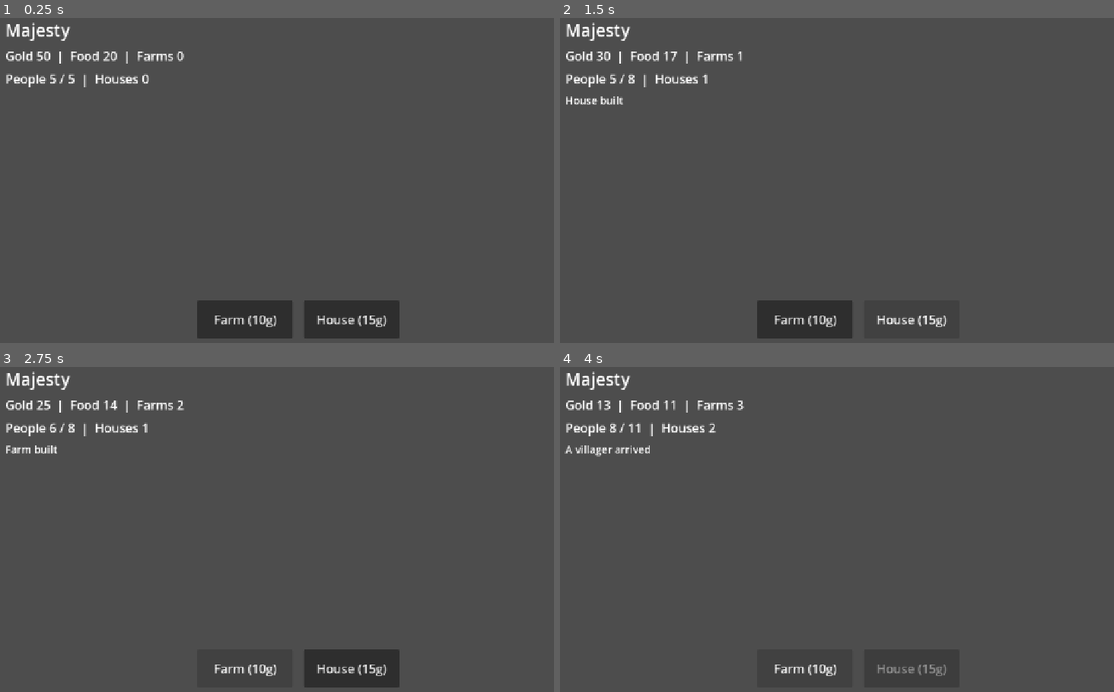
Above: before the commit, frames 1-4 (two rows, left to right).
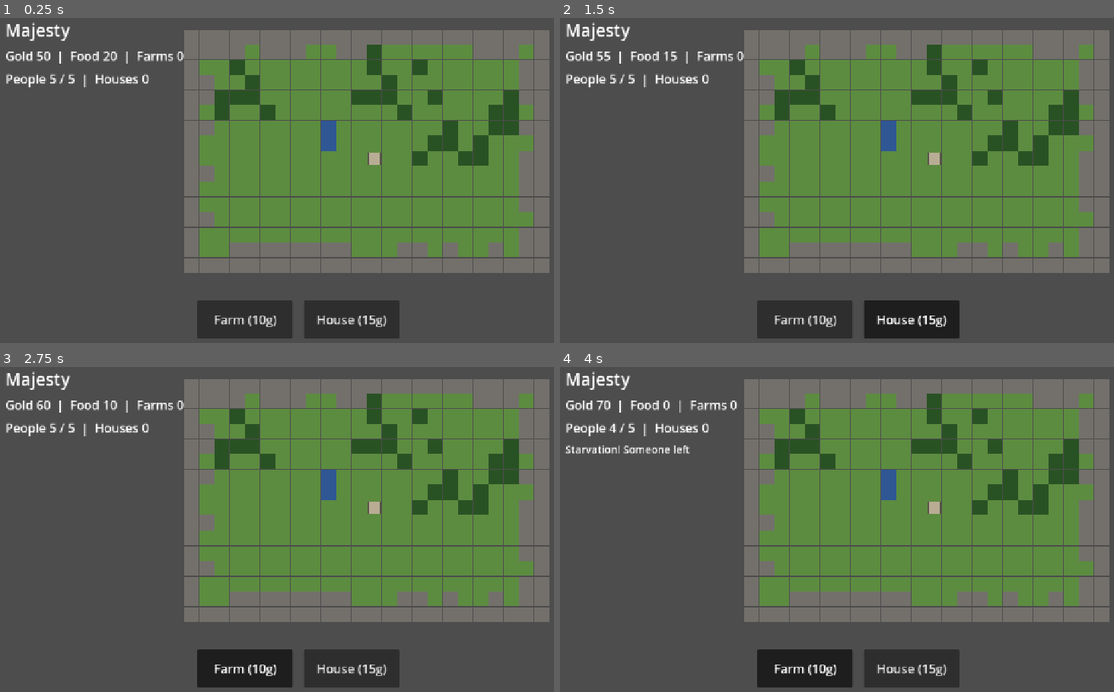
Above: after the commit, the same moments.

Repository: mungewrath/realm-builder
Game: Godot game, scene res://scenes/main.tscn
Same seed, same stepped clock (60 frames per second), same inputs: the game is played once before the commit and once after it.
Inputs:
- Up to frame 1 (0.25 s): no input
- Up to frame 2 (1.5 s): click "Farm (10g)" at 0.5 s; click "House (15g)" at 1.25 s
- Up to frame 3 (2.75 s): click "Farm (10g)" at 2 s
- Up to frame 4 (4 s): click "House (15g)" at 2.75 s; click "Farm (10g)" at 3.5 s

The runs differ from the first frame. In frame 1, 47% of the frame differs, in the area x 33-100%, y 3-79%; in frame 2, 49%; in frame 3, 49%; in frame 4, 50%, in the area x 0-100%, y 3-99%.

Commit message:
basic map and building placement

Diff:
--- a/project.godot
+++ b/project.godot
@@ -9,6 +9,10 @@
 config/name="Majesty"
 run/main_scene="res://scenes/main.tscn"
 config/features=PackedStringArray("4.7")
+
+[input_devices]
+
+pointing/emulate_mouse_from_touch=true
 
 [display]
 
--- a/scenes/main.tscn
+++ b/scenes/main.tscn
@@ -1,20 +1,27 @@
-[gd_scene load_steps=2 format=3]
+[gd_scene load_steps=3 format=3]
 
 [ext_resource type="Script" path="res://scripts/main.gd" id="1_main"]
+[ext_resource type="Script" path="res://scripts/map_view.gd" id="2_map"]
 
 [node name="Main" type="Node2D"]
 script = ExtResource("1_main")
+
+[node name="MapView" type="Node2D" parent="."]
+unique_name_in_owner = true
+position = Vector2(400, 40)
+script = ExtResource("2_map")
 
 [node name="UI" type="CanvasLayer" parent="."]
 
 [node name="Root" type="Control" parent="UI"]
 anchor_right = 1.0
 anchor_bottom = 1.0
+mouse_filter = 2
 
 [node name="Header" type="VBoxContainer" parent="UI/Root"]
 offset_left = 24.0
 offset_top = 16.0
-offset_right = 640.0
+offset_right = 380.0
 offset_bottom = 260.0
 theme_override_constants/separation = 12
 
@@ -35,7 +42,7 @@
 [node name="EventLabel" type="Label" parent="UI/Root/Header"]
 unique_name_in_owner = true
 theme_override_font_sizes/font_size = 22
-text = "Build a farm and a house"
+text = "Pick a building, then tap a tile"
 
 [node name="BuildBar" type="HBoxContainer" parent="UI/Root"]
 anchor_left = 0.5
@@ -51,12 +58,14 @@
 
 [node name="FarmButton" type="Button" parent="UI/Root/BuildBar"]
 unique_name_in_owner = true
+toggle_mode = true
 custom_minimum_size = Vector2(200, 70)
 theme_override_font_sizes/font_size = 26
 text = "Farm (10g)"
 
 [node name="HouseButton" type="Button" parent="UI/Root/BuildBar"]
 unique_name_in_owner = true
+toggle_mode = true
 custom_minimum_size = Vector2(200, 70)
 theme_override_font_sizes/font_size = 26
 text = "House (15g)"
--- a/scripts/kingdom.gd
+++ b/scripts/kingdom.gd
@@ -1,10 +1,13 @@
-class_name KingdomSim
-
 const FARM_COST := 10
 const HOUSE_COST := 15
 const START_GOLD := 50
 const START_FOOD := 20
 const START_POP := 5
+
+const BUILD_COSTS := {
+	"farm": FARM_COST,
+	"house": HOUSE_COST,
+}
 
 var gold: int = START_GOLD
 var food: int = START_FOOD
@@ -14,23 +17,39 @@
 var houses: int = 0
 var tick: int = 0
 var last_event: String = ""
+var world
+var buildings := {}
+var keep_pos := Vector2i.ZERO
 
-func build_farm() -> void:
-	if gold < FARM_COST:
-		last_event = "Not enough gold for a farm"
-		return
-	gold -= FARM_COST
-	farms += 1
-	last_event = "Farm built"
+func attach_world(w) -> void:
+	world = w
+	keep_pos = Vector2i(int(w.SIZE_X / 2.0), int(w.SIZE_Y / 2.0))
+	buildings[keep_pos] = "castle"
 
-func build_house() -> void:
-	if gold < HOUSE_COST:
-		last_event = "Not enough gold for a house"
-		return
-	gold -= HOUSE_COST
-	houses += 1
-	pop_cap += 3
-	last_event = "House built"
+func can_build_at(p: Vector2i) -> bool:
+	return world != null and world.is_buildable(p) and not buildings.has(p)
+
+func build_at(kind: String, p: Vector2i) -> bool:
+	if not BUILD_COSTS.has(kind):
+		last_event = "Unknown building"
+		return false
+	if not can_build_at(p):
+		last_event = "Cannot build there"
+		return false
+	var cost: int = BUILD_COSTS[kind]
+	if gold < cost:
+		last_event = "Not enough gold"
+		return false
+	gold -= cost
+	buildings[p] = kind
+	match kind:
+		"farm":
+			farms += 1
+		"house":
+			houses += 1
+			pop_cap += 3
+	last_event = "Built " + kind
+	return true
 
 func update() -> void:
 	tick += 1
--- a/scripts/main.gd
+++ b/scripts/main.gd
@@ -1,7 +1,9 @@
 extends Node2D
 
-var sim := KingdomSim.new()
+var sim = load("res://scripts/kingdom.gd").new()
+var build_mode := ""
 
+@onready var map_view := %MapView
 @onready var res_label: Label = %ResLabel
 @onready var pop_label: Label = %PopLabel
 @onready var event_label: Label = %EventLabel
@@ -9,13 +11,34 @@
 @onready var house_button: Button = %HouseButton
 
 func _ready() -> void:
-	farm_button.pressed.connect(func(): sim.build_farm(); _refresh())
-	house_button.pressed.connect(func(): sim.build_house(); _refresh())
+	var world = load("res://scripts/world.gd").new()
+	world.generate(20261114)
+	sim.attach_world(world)
+	map_view.setup(world, sim.buildings)
+	map_view.tile_clicked.connect(_on_tile_clicked)
+	farm_button.pressed.connect(_on_farm_pressed)
+	house_button.pressed.connect(_on_house_pressed)
 	var timer := Timer.new()
 	timer.wait_time = 1.0
 	timer.timeout.connect(_on_tick)
 	add_child(timer)
 	timer.start()
+	_refresh()
+
+func _on_farm_pressed() -> void:
+	build_mode = "" if build_mode == "farm" else "farm"
+	_refresh()
+
+func _on_house_pressed() -> void:
+	build_mode = "" if build_mode == "house" else "house"
+	_refresh()
+
+func _on_tile_clicked(p: Vector2i) -> void:
+	if build_mode == "":
+		return
+	if sim.build_at(build_mode, p):
+		map_view.queue_redraw()
+		build_mode = ""
 	_refresh()
 
 func _on_tick() -> void:
@@ -26,5 +49,7 @@
 	res_label.text = "Gold %d  |  Food %d  |  Farms %d" % [sim.gold, sim.food, sim.farms]
 	pop_label.text = "People %d / %d  |  Houses %d" % [sim.pop, sim.pop_cap, sim.houses]
 	event_label.text = sim.last_event
-	farm_button.disabled = sim.gold < KingdomSim.FARM_COST
-	house_button.disabled = sim.gold < KingdomSim.HOUSE_COST
+	farm_button.set_pressed_no_signal(build_mode == "farm")
+	house_button.set_pressed_no_signal(build_mode == "house")
+	farm_button.disabled = sim.gold < sim.BUILD_COSTS.farm
+	house_button.disabled = sim.gold < sim.BUILD_COSTS.house
--- /dev/null
+++ b/scripts/map_view.gd
@@ -0,0 +1,50 @@
+extends Node2D
+
+signal tile_clicked(p: Vector2i)
+
+const TILE := 32
+
+const TERRAIN_COLORS := {
+	0: Color(0.36, 0.55, 0.25),
+	1: Color(0.16, 0.32, 0.14),
+	2: Color(0.18, 0.34, 0.58),
+	3: Color(0.45, 0.44, 0.42),
+}
+
+const BUILDING_COLORS := {
+	"castle": Color(0.72, 0.68, 0.58),
+	"farm": Color(0.78, 0.62, 0.2),
+	"house": Color(0.55, 0.3, 0.2),
+}
+
+var world
+var buildings := {}
+
+func setup(w, buildings_ref: Dictionary) -> void:
+	world = w
+	buildings = buildings_ref
+	queue_redraw()
+
+func _unhandled_input(event: InputEvent) -> void:
+	if world == null:
+		return
+	if event is InputEventMouseButton and event.pressed and event.button_index == MOUSE_BUTTON_LEFT:
+		var local := to_local(event.position)
+		var p := Vector2i(floori(local.x / TILE), floori(local.y / TILE))
+		if world.in_bounds(p):
+			tile_clicked.emit(p)
+
+func _draw() -> void:
+	if world == null:
+		return
+	for x in world.SIZE_X:
+		for y in world.SIZE_Y:
+			var t: int = world.tiles[y * world.SIZE_X + x]
+			draw_rect(Rect2(x * TILE, y * TILE, TILE - 1, TILE - 1), TERRAIN_COLORS[t])
+	for p in buildings:
+		var kind: String = buildings[p]
+		if BUILDING_COLORS.has(kind):
+			var c: Color = BUILDING_COLORS[kind]
+			var size := TILE - 6 if kind == "castle" else TILE - 10
+			draw_rect(Rect2(p.x * TILE + (TILE - size) / 2.0, p.y * TILE + (TILE - size) / 2.0, size, size), c)
+			draw_rect(Rect2(p.x * TILE + (TILE - size) / 2.0, p.y * TILE + (TILE - size) / 2.0, size, size), Color(0.1, 0.1, 0.1, 0.6), false, 1.0)
--- /dev/null
+++ b/scripts/world.gd
@@ -0,0 +1,57 @@
+const GRASS := 0
+const FOREST := 1
+const WATER := 2
+const MOUNTAIN := 3
+
+const SIZE_X := 24
+const SIZE_Y := 16
+
+var tiles := PackedByteArray()
+var rng := RandomNumberGenerator.new()
+
+func generate(seed_value: int) -> void:
+	rng.seed = seed_value
+	tiles.resize(SIZE_X * SIZE_Y)
+	tiles.fill(GRASS)
+	for x in SIZE_X:
+		for y in SIZE_Y:
+			var border := x == 0 or y == 0 or x == SIZE_X - 1 or y == SIZE_Y - 1
+			var inner := x == 1 or y == 1 or x == SIZE_X - 2 or y == SIZE_Y - 2
+			if border or (inner and rng.randf() < 0.5):
+				set_terrain(Vector2i(x, y), MOUNTAIN)
+	for i in 4:
+		var center := Vector2i(rng.randi_range(3, SIZE_X - 4), rng.randi_range(3, SIZE_Y - 5))
+		for j in 10:
+			var p := center + Vector2i(rng.randi_range(-2, 2), rng.randi_range(-2, 2))
+			if get_terrain(p) == GRASS:
+				set_terrain(p, FOREST)
+	var lake := Vector2i(rng.randi_range(4, SIZE_X - 5), rng.randi_range(4, SIZE_Y - 5))
+	for j in 8:
+		var p := lake + Vector2i(rng.randi_range(-1, 1), rng.randi_range(-1, 1))
+		if get_terrain(p) == GRASS:
+			set_terrain(p, WATER)
+	for x in range(SIZE_X / 2 - 2, SIZE_X / 2 + 3):
+		for y in range(SIZE_Y / 2 - 2, SIZE_Y / 2 + 3):
+			set_terrain(Vector2i(x, y), GRASS)
+
+func get_terrain(p: Vector2i) -> int:
+	if not in_bounds(p):
+		return MOUNTAIN
+	return tiles[p.y * SIZE_X + p.x]
+
+func set_terrain(p: Vector2i, t: int) -> void:
+	if in_bounds(p):
+		tiles[p.y * SIZE_X + p.x] = t
+
+func in_bounds(p: Vector2i) -> bool:
+	return p.x >= 0 and p.y >= 0 and p.x < SIZE_X and p.y < SIZE_Y
+
+func is_buildable(p: Vector2i) -> bool:
+	return in_bounds(p) and get_terrain(p) == GRASS
+
+func find_terrain(t: int) -> Vector2i:
+	for y in SIZE_Y:
+		for x in SIZE_X:
+			if tiles[y * SIZE_X + x] == t:
+				return Vector2i(x, y)
+	return Vector2i(-1, -1)
--- a/tests/sim_test.gd
+++ b/tests/sim_test.gd
@@ -1,25 +1,47 @@
 extends SceneTree
 
 func _initialize() -> void:
+	var WorldC = load("res://scripts/world.gd").new()
+	WorldC.generate(42)
 	var sim = load("res://scripts/kingdom.gd").new()
+	sim.attach_world(WorldC)
 	var failed := false
 
-	if sim.gold != 50 or sim.pop != 5:
+	if sim.gold != 50 or sim.pop != 5 or sim.pop_cap != 5:
 		failed = true
 		print("FAIL: bad starting state")
+	if not sim.buildings.has(sim.keep_pos) or sim.buildings[sim.keep_pos] != "castle":
+		failed = true
+		print("FAIL: keep not placed")
 
-	sim.build_farm()
-	sim.build_house()
-	if sim.farms != 1 or sim.houses != 1 or sim.pop_cap != 8:
+	var spot: Vector2i = sim.keep_pos + Vector2i(1, 1)
+	if not sim.can_build_at(spot):
 		failed = true
-		print("FAIL: buildings not applied")
+		print("FAIL: grass tile refused")
+	if not sim.build_at("house", spot):
+		failed = true
+		print("FAIL: house build failed")
+	if sim.gold != 35 or sim.houses != 1 or sim.pop_cap != 8:
+		failed = true
+		print("FAIL: house cost/cap not applied")
+	if sim.can_build_at(spot):
+		failed = true
+		print("FAIL: occupied tile buildable")
+
+	var water: Vector2i = WorldC.find_terrain(2)
+	if water.x >= 0 and sim.build_at("farm", water):
+		failed = true
+		print("FAIL: built on water")
 
 	sim.gold = 0
-	sim.build_farm()
-	if sim.farms != 1:
+	var spot2: Vector2i = sim.keep_pos + Vector2i(2, 2)
+	if sim.build_at("farm", spot2):
 		failed = true
 		print("FAIL: bought without gold")
 	sim.gold = 50
+	if not sim.build_at("farm", spot2):
+		failed = true
+		print("FAIL: valid farm build refused")
 
 	for i in 10:
 		sim.update()
--- /dev/null
+++ b/tests/world_test.gd
@@ -0,0 +1,45 @@
+extends SceneTree
+
+func _initialize() -> void:
+	var WorldC = load("res://scripts/world.gd").new()
+	var failed := false
+
+	WorldC.generate(1234)
+	var first: PackedByteArray = WorldC.tiles.duplicate()
+	var other = load("res://scripts/world.gd").new()
+	other.generate(1234)
+	if first != other.tiles:
+		failed = true
+		print("FAIL: generation not deterministic")
+
+	var counts := {0: 0, 1: 0, 2: 0, 3: 0}
+	for t in first:
+		counts[t] += 1
+	if counts[0] == 0 or counts[1] == 0 or counts[2] == 0 or counts[3] == 0:
+		failed = true
+		print("FAIL: missing terrain type: %s" % [counts])
+
+	if WorldC.get_terrain(Vector2i(-1, -1)) != 3:
+		failed = true
+		print("FAIL: out of bounds should be mountain")
+	if WorldC.is_buildable(Vector2i(-1, -1)):
+		failed = true
+		print("FAIL: out of bounds buildable")
+
+	var center := Vector2i(WorldC.SIZE_X / 2, WorldC.SIZE_Y / 2)
+	if WorldC.get_terrain(center) != 0:
+		failed = true
+		print("FAIL: keep site not grass")
+
+	var water: Vector2i = WorldC.find_terrain(2)
+	if water.x >= 0 and WorldC.is_buildable(water):
+		failed = true
+		print("FAIL: water buildable")
+
+	var mountain: Vector2i = WorldC.find_terrain(3)
+	if mountain.x >= 0 and WorldC.is_buildable(mountain):
+		failed = true
+		print("FAIL: mountain buildable")
+
+	print("RESULT: %s (grass=%d forest=%d water=%d mountain=%d)" % ["PASS" if not failed else "FAIL", counts[0], counts[1], counts[2], counts[3]])
+	quit(1 if failed else 0)
Not shown, added: scripts/map_view.gd.uid
Not shown, added: scripts/world.gd.uid
Not shown, added: tests/world_test.gd.uid
Not shown, added: implementation-plan.md
